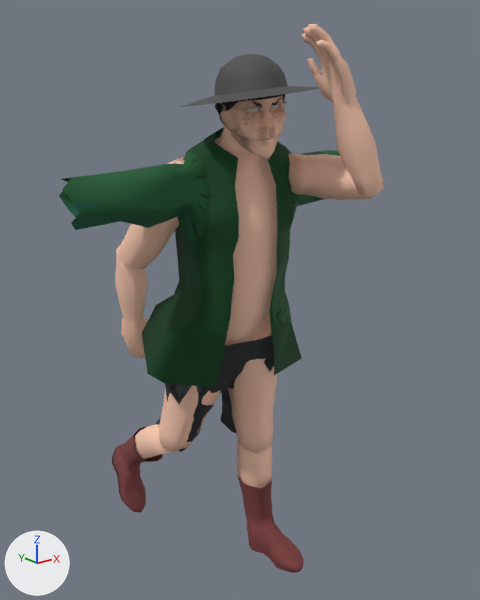
An edit to the FBX model Assets/Models/Male_Villager_6/Male_Villager_6.fbx, drawn before and after from the same camera.
Rendered twice from a 50 mm lens placed at (-1.38, -1.74, 1.82), pointed at (0.06, 0.06, 1.1). Arrows for +X, +Y and +Z are at lower left; the lights stay in place. Both versions are drawn at frame 90 of the action 'Take 001'; the numbers are the values there.

Script lines for the objects in view, before the commit:
```python
me_mesh_008 = bpy.data.meshes.new('Mesh.008')
me_mesh_008.from_pydata(...)  # 198 vertices, 196 faces; spans x -4.9..45.7, y -6.4..4.9, z -5.1..12.3
me_mesh_008.materials.append(mat_blinn3)  # picture img_skin_tone_1_png
ob_male_villager6_right_arm_part_2 = bpy.data.objects.new('Male_Villager6_Right_Arm_Part_2', me_mesh_008)
ob_male_villager6_right_arm_part_2.parent = ob_right_arm_part_2
ob_male_villager6_right_arm_part_2.location = (1.788, -1.419, 0.271)
ob_right_arm = bpy.data.objects.new('Right_Arm', None)
ob_right_arm.parent = ob_villagers_point_constraint_whole_body
ob_right_arm.location = (11.75, 159.3, 14.52)
ob_right_arm.rotation_euler = (0.525, -1.646, -2.114)  # degrees (30, -94, -121)
ob_right_arm_part_2 = bpy.data.objects.new('Right_Arm_Part_2', None)
ob_right_arm_part_2.parent = ob_right_arm
ob_right_arm_part_2.location = (30.0, 2.62, -4.63)
ob_right_arm_part_2.rotation_euler = (1.191, -1.146, -1.265)  # degrees (68, -66, -72)
# also in view: 'Male_Villager6_Head' at (-0.06, -0.16, 1.77); 'Male_Villager6_Hat' at (-0.06, -0.14, 1.85); 'Villager_1_Shirt5' at (-0.06, 0.06, 1.28); 'Male_Villager6_Left_Leg_Part_1' at (-0.07, 0.17, 0.75); 'Male_Villager6_Right_Arm_Part_1' at (0.13, -0.24, 1.57)
```
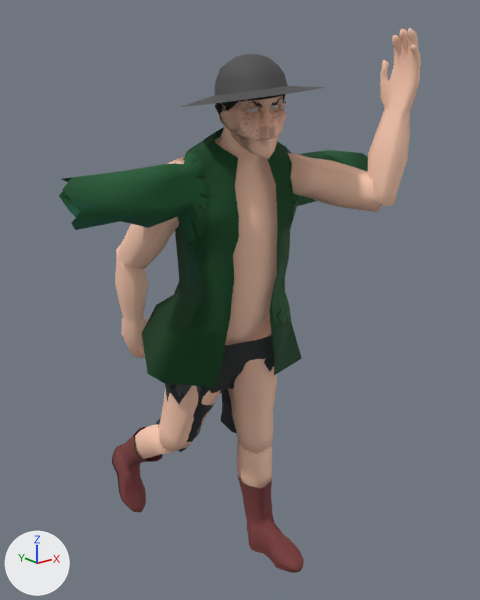
ob_right_arm is not drawn itself; it is the parent of ob_male_villager6_right_arm_part_1, ob_right_arm_part_2.
ob_right_arm_part_2 is not drawn itself; it is the parent of ob_male_villager6_right_arm_part_2.

The change in detail:
Object 'Right_Arm' (ob_right_arm) turns from (30, -94, -121) to (-75, -68, -18) degrees about x, y and z.
Object 'Right_Arm_Part_2' (ob_right_arm_part_2) turns from (68, -66, -72) to (-27, -80, 25) degrees about x, y and z.

Location of each change, (x1, y1, x2, y2) in pixels of the pictures (480 x 600 px):
'Male_Villager6_Right_Arm_Part_2', turned: before (302, 24, 384, 197); after (368, 28, 421, 206)
'Male_Villager6_Right_Arm_Part_1', turned: before (288, 154, 384, 200); after (287, 153, 386, 212)
